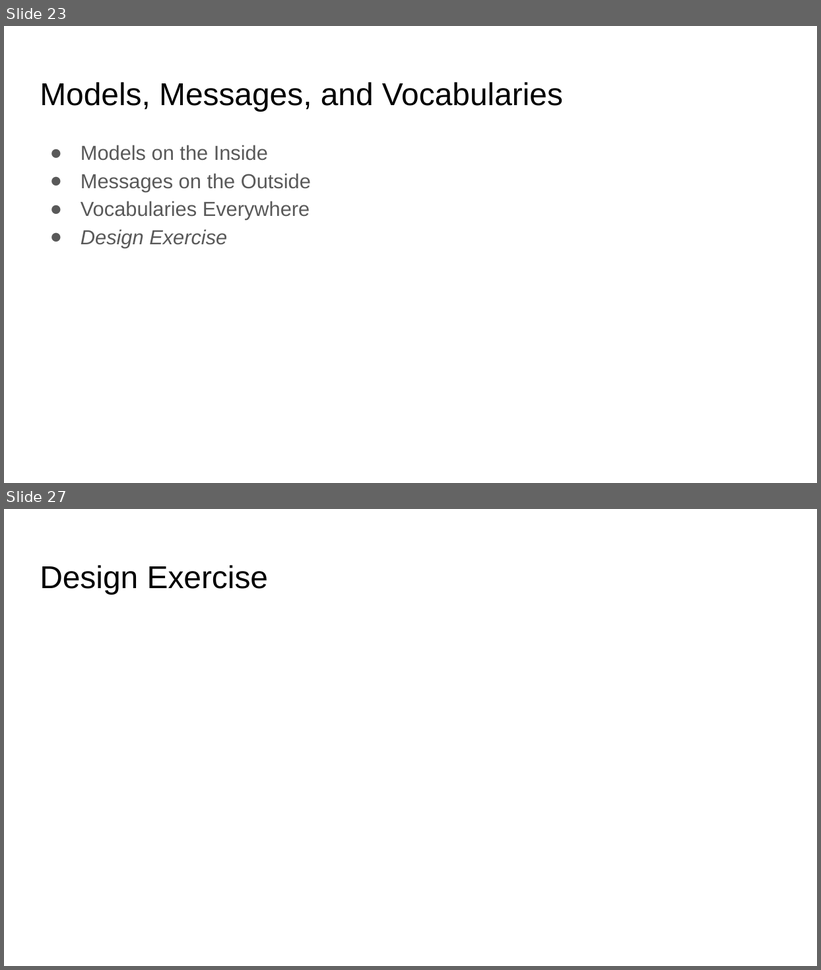
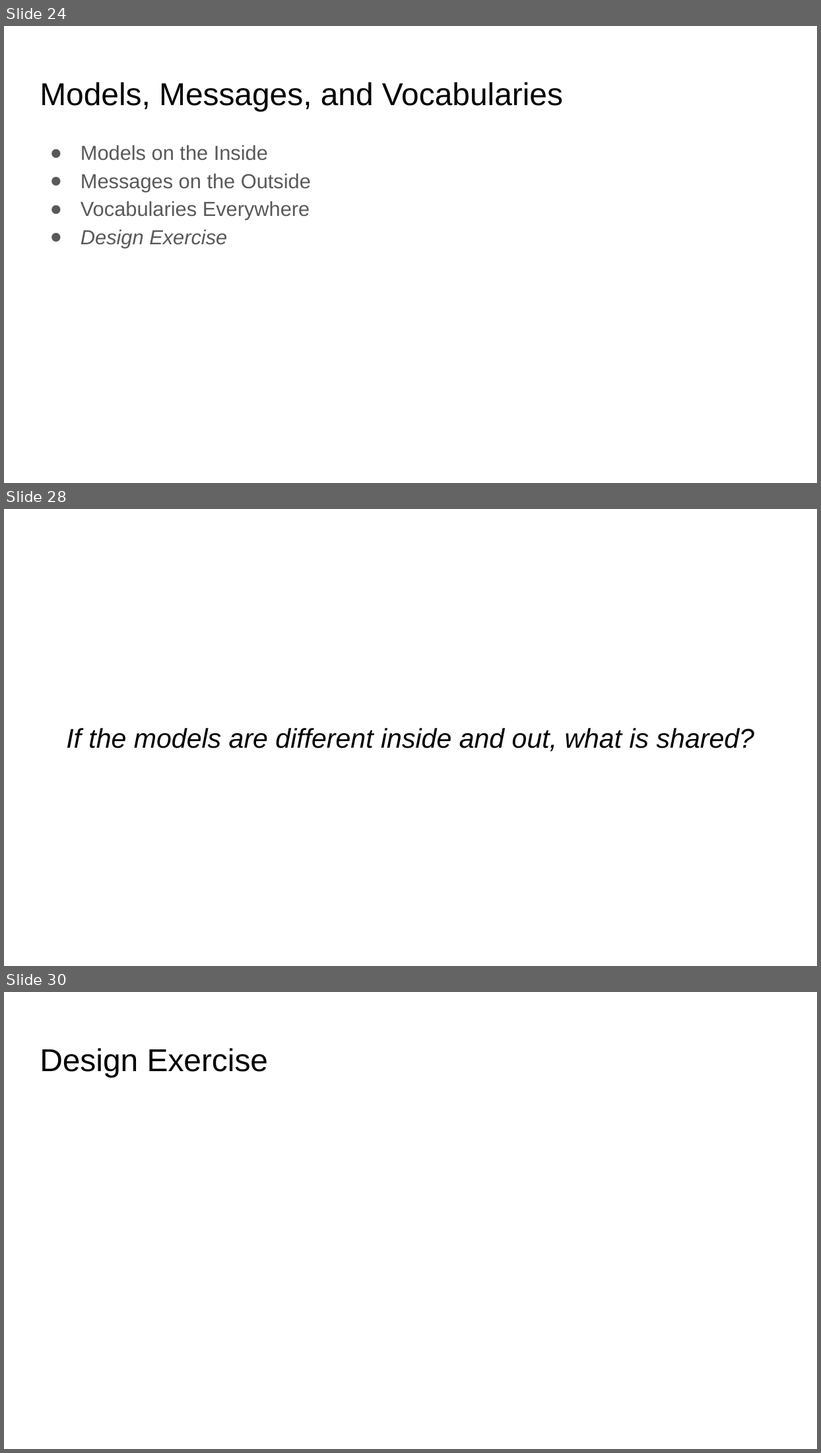
Before and after one commit to mamund/2018-02-sacon-workshop, a slide deck: slides/RESTful Microservices from the Ground Up.pptx. Shown one above the other, each under a label of ours: slides 23 and 27 before the commit, slides 24, 28 and 30 after it; the slides between them are not shown. The pictures are 821x970 and 821x1453 pixels, drawn with LibreOffice and Linux fonts; fonts in the diff are those of the drawing; background and template pictures are left out. Boxes give left, top, right and bottom in pixels: in the first picture for what was removed or moved away, otherwise in the second. Text is boxed around its words. In the diff, an @@ line names an element or a change of style, - is before the commit and + after.

```diff
--- a/slides/RESTful Microservices from the Ground Up.pptx
+++ b/slides/RESTful Microservices from the Ground Up.pptx
@@ slide 28 added at bbox=[4, 509, 817, 966], background #FFFFFF @@
@@ title added at bbox=[66, 728, 754, 752], 24 pt, text #000000, italic @@
+If the models are different inside and out, what is shared?
@@ what was slide 23 is now slide 24 @@
@@ what was slide 27 is now slide 30 @@
```
Also in this commit, not shown: 2 slides changed, 3 other slides added, 1 slide removed, 1 other file.
